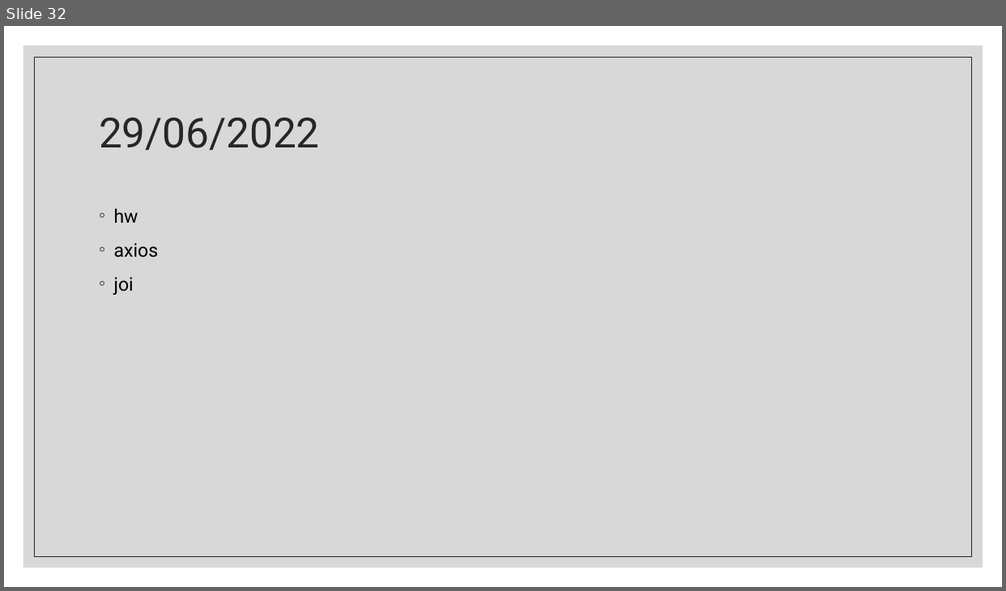
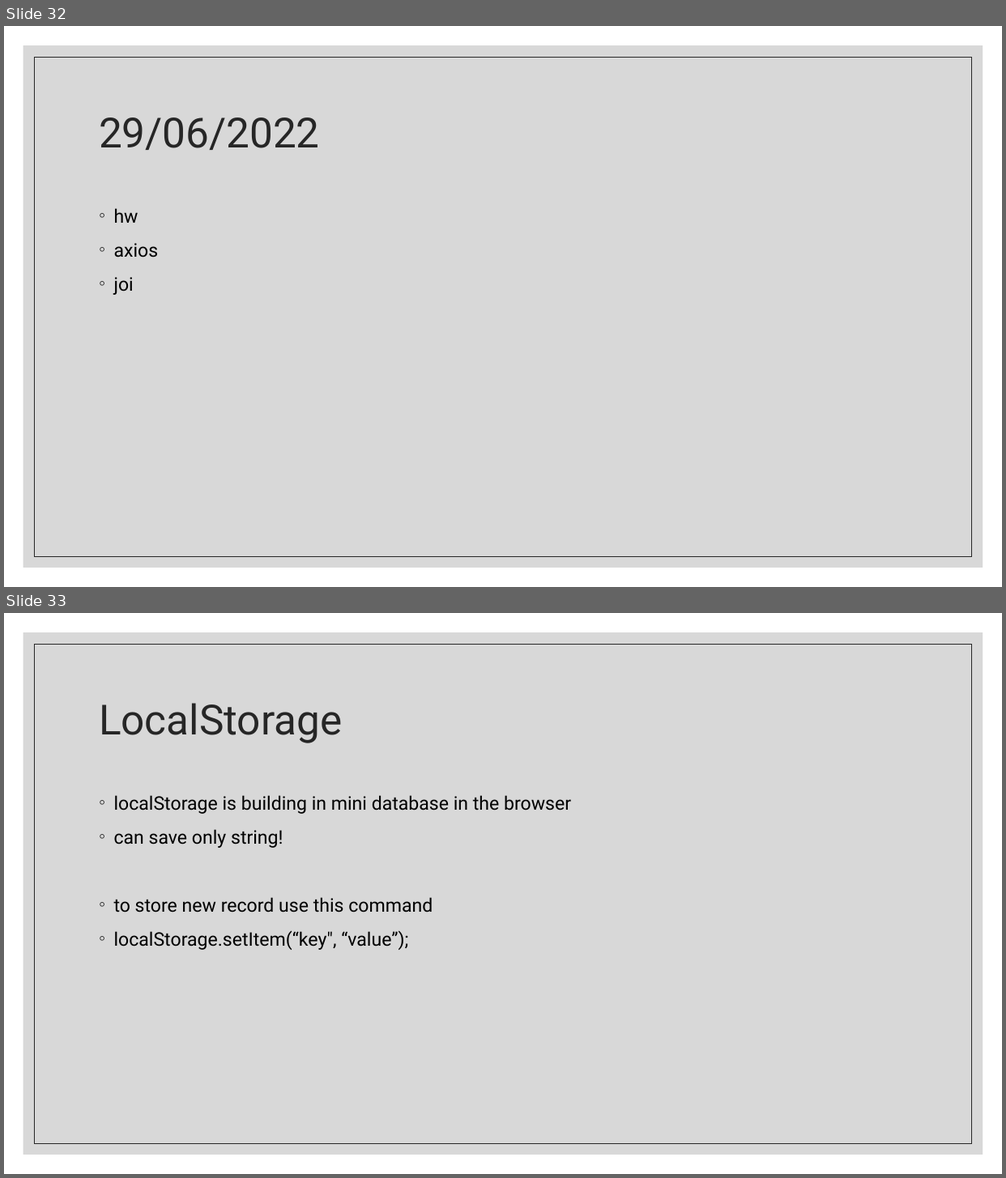
Before and after one commit to Rlss91/ht_W011121MR_morning_first-project, a slide deck: docs/React.pptx. Shown one above the other, each under a label of ours: slide 32 before the commit, slides 32 and 33 after it. The pictures are 1006x591 and 1006x1178 pixels, drawn with LibreOffice and Linux fonts; fonts in the diff are those of the drawing. Boxes give left, top, right and bottom in pixels: in the first picture for what was removed or moved away, otherwise in the second. Text is boxed around its words. In the diff, an @@ line names an element or a change of style, - is before the commit and + after.

```diff
--- a/docs/React.pptx
+++ b/docs/React.pptx
@@ slide 33 added at [4,613,1002,1174], background #FFFFFF; not listed: 2 template elements that a slide beside it also shows @@
@@ title added at [99,703,342,743], 40 pt, text #262626 @@
+LocalStorage
@@ text added at [114,795,571,950], 18 pt, text #000000 @@
+◦ localStorage is building in mini database in the browser
+◦ can save only string!
+◦ to store new record use this command
+◦ localStorage.setItem(“key", “value”);
```
Also in this commit, not shown: 3 other slides added, 5 other files.
